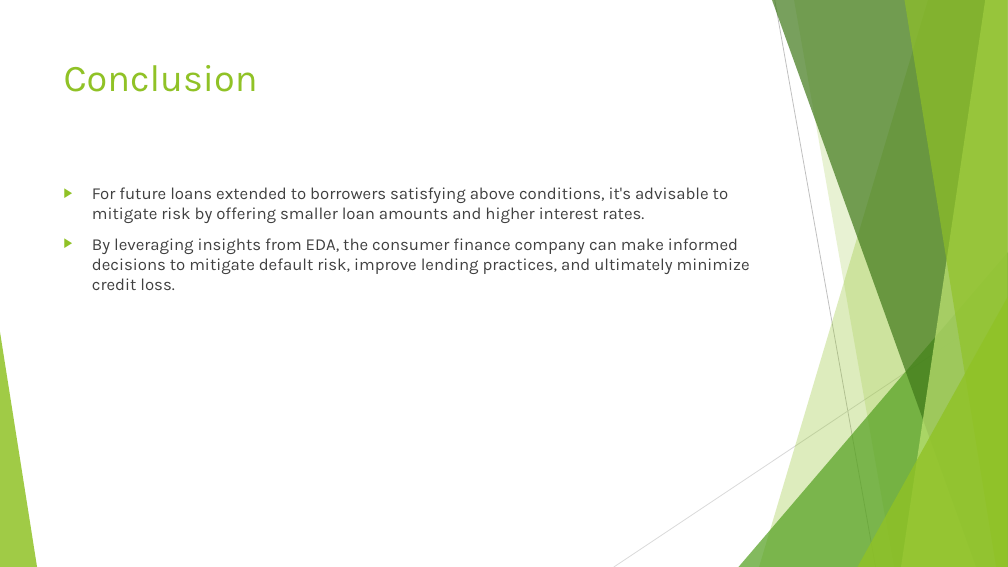
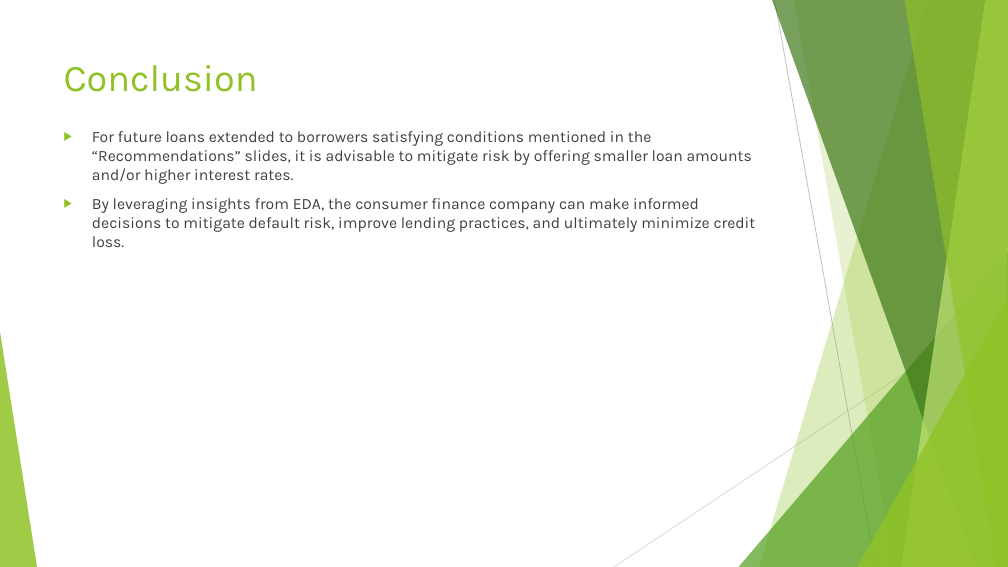
Before and after one commit to sivavaddadi/LendingClubCaseStudy, a slide deck: slide 15 of Lending_Club_Case_Study.pptx. Drawn at 1008x567 pixels with LibreOffice and Linux fonts; fonts in the diff are those of the drawing. Boxes give left, top, right and bottom in pixels: in the first picture for what was removed or moved away, otherwise in the second. Text is boxed around its words. In the diff, an @@ line names an element or a change of style, - is before the commit and + after.

```diff
--- a/Lending_Club_Case_Study.pptx
+++ b/Lending_Club_Case_Study.pptx
@@ text "For future loans extended to ...": place and size @@
-text "For future loans extended to ..." at bbox=[92, 187, 750, 290]
+text "For future loans extended to ..." at bbox=[92, 131, 756, 247]
@@ text at bbox=[92, 131, 752, 184]: text changed; size 16 to 15 pt @@
-▶ For future loans extended to borrowers satisfying above conditions, it's advisable to mitigate risk by offering smaller loan amounts and higher interest rates.
+▶ For future loans extended to borrowers satisfying conditions mentioned in the “Recommendations” slides, it is advisable to mitigate risk by offering smaller loan amounts and/or higher interest rates.
@@ text at bbox=[92, 198, 756, 247]: size 16 to 15 pt in "By leveraging insights from EDA, the consumer ..." @@
```
Also in this commit, not shown: 13 other slides changed.
